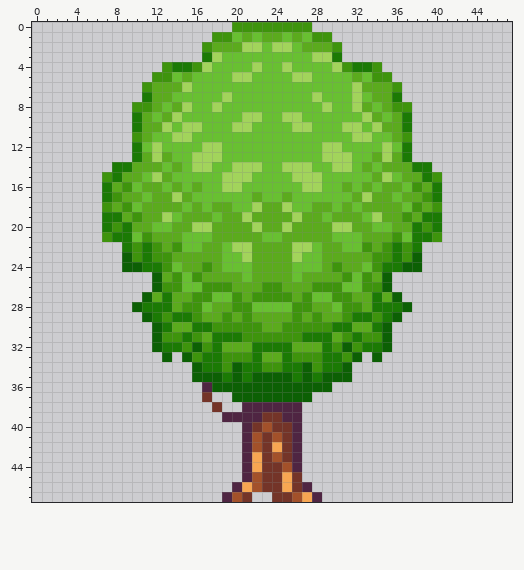
Edited in one commit: pixel-art sprite (Assets/Art/tree.png). That is the earlier state.
The file is 48x48 pixels.
New version:
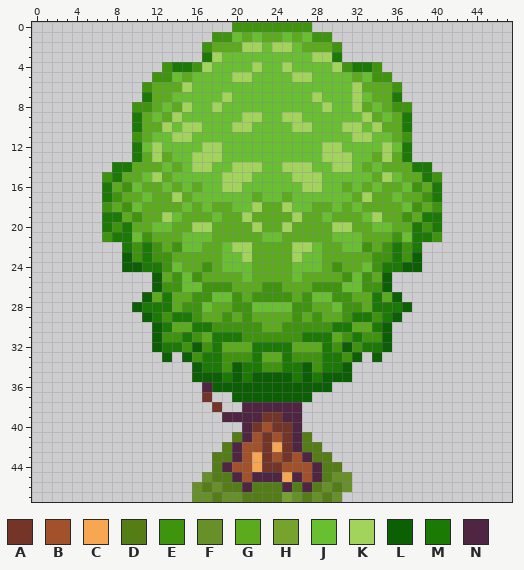
Palette (. is transparent): A #743428  B #a3512a  C #f7a652  D #547d16  E #3e940c  F #679028  G #5bab1d  H #75a32e  J #68c031  K #a2d45b  L #0c6004  M #1b7a04  N #4f2542
The author wrote: Added sides and back of tree log
Changes in this commit:
@@ x 14..33 @@
 40 .......NABAAN.......
-41 .......NBABAN.......
-42 .......NBACAN.......
-43 .......NCABAN.......
-44 .......NCAABN.......
-45 .......NBAACA.......
-46 ......NCBAACAN......
-47 .....NBA..AABCN.....
+41 ......DNBABAND......
+42 .....DNBBACANDD.....
+43 ....DDNBCABABNDD....
+44 ....DNBBCAABBBNDD...
+45 ...FDDNBNNNCNBNDFF..
+46 ..FDFDDNDDDNDNDFDF..
+47 ..FFDFFDDDDHFDFDF...
